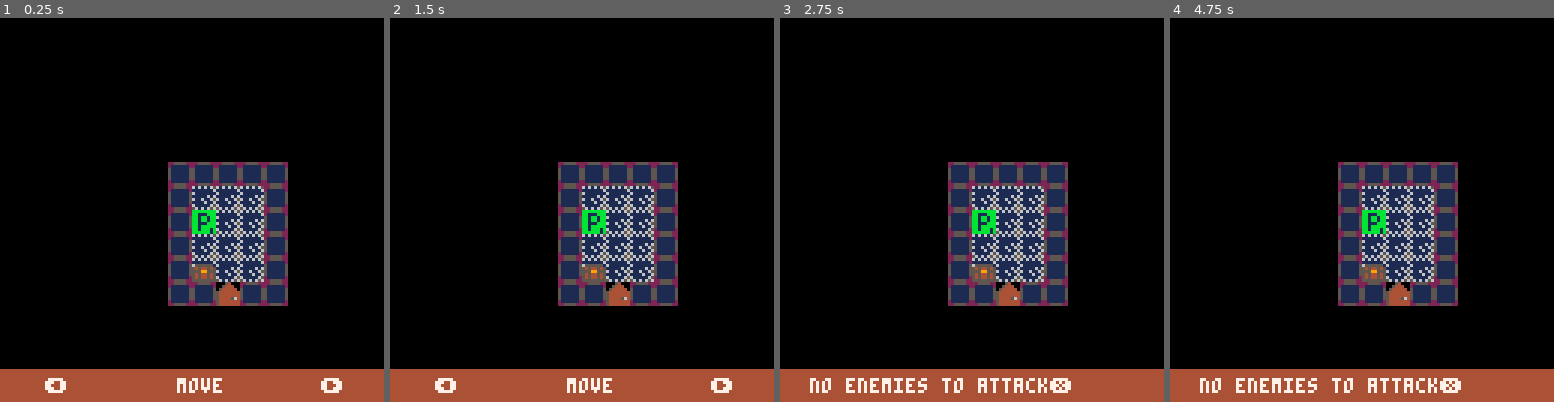
Above: before the commit, frames 1-4 (left to right).
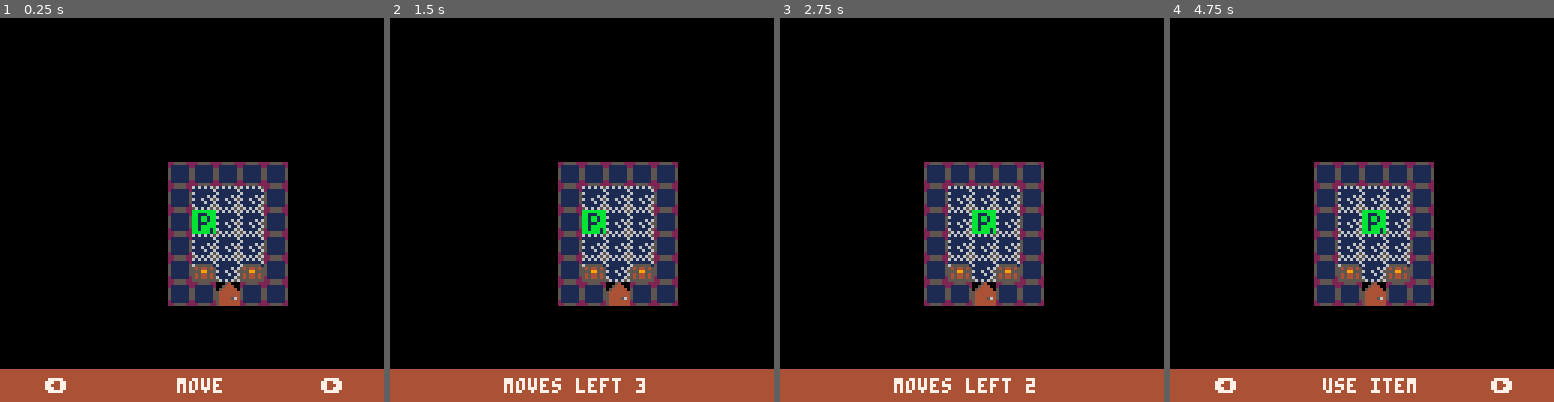
Above: after the commit, the same moments.

Repository: rad-corps/HQuest
Game: PICO-8 cartridge hq.p8
Same seed, same stepped clock (60 frames per second), same inputs: the game is played once before the commit and once after it.
Inputs:
- Up to frame 1 (0.25 s): no input
- Up to frame 2 (1.5 s): tap X (X key) at 0.33, 1.07 s; tap O (Z key) at 0.7 s
- Up to frame 3 (2.75 s): hold Right 1.6-2.1 s; tap O (Z key) at 1.7, 2.1, 2.5 s; tap X (X key) at 1.85 s; hold Up 2.15-2.42 s; hold Right from 2.47 s (still down)
- Up to frame 4 (4.75 s): tap O (Z key) every 0.4 s from 2.9 to 4.5 s; tap X (X key) at 2.97, 4.08 s; release Right at 3.03 s; hold Left 3.08-3.58 s; hold Down 3.63-3.97 s; hold Right 4.02-4.68 s; hold Up from 4.73 s (still down)

The runs differ from the first frame. In frame 1, 0.3% of the frame differs, in the area x 62-69%, y 64-69%; in frame 2, 1.3%; in frame 3, 8.7%; in frame 4, 9.1%, in the area x 7-90%, y 37-98%.

Commit message:
Lots of various changes since I have been offline. Chests are working.

Diff:
--- a/hq.p8
+++ b/hq.p8
@@ -2,73 +2,52 @@
 version 8
 __lua__
 
-chests={}
-actors={}
-actor_index=1
-player = {}
-enemy={ml=7,x=0,y=0}
-room={}
-rooms={}
-timer=0
-map_w=34
-map_h=25
-move_or_action_menu = {}
-cam_cache = {0,0}
-mission = {
-	starting_point = {2,20},
-	door_locations = {
-		{4,5},
-		{6,3},
-		{11,3},
-		{4,11},
-		{9,11},
-		{1,15},
-		{13,17},
-		{11,20},
-		{3,23},
-		{8,23},
-		{18,20},
-		{20,12}
-	},
-	enemies = { --x, y, type
-		{3,3,2},
-		{4,3,2},
-		{8,2,3},
-		{8,3,6},
-		{8,4,3},
-		{12,4,2},
-		{12,5,6},
-		{13,5,2},
-		{4,8,1},
-		{8,9,1},
-		{9,9,1},
-		{0,17,1},
-		{3,15,1},
-		{3,16,4},
-		{9,19,4},
-		{10,20,4},
-		{13,19,1},
-		{13,21,1},
-		{16,24,4},
-		{20,21,4},
-		{21,20,4},
-		{22,19,3},
-		{15,14,3},
-		{18,14,3},
-		{18,11,3},
-		{16,11,8}
-	},
-	rocks = {
-		{0,1},
-		{18,24},
-		{22,12},
-		{16,7},
-		{17,7}
-	},
-	chest_data = { --x,y,type,amount/strength
-		{2, 22, 1, 20}
-	}
-}
+function _init()
+	--state = "move_or_action"
+	wallid = 32
+	actor_index=1
+	map_w=34
+	map_h=25
+	textanimcolour = 5
+	mission_num = 1
+	cam_cache = {0,0}
+
+	move_or_action_menu = {}
+	move_or_action_menu[1] = "         move        "
+	move_or_action_menu[2] = "        attack       "
+	move_or_action_menu[3] = "  search for traps   "
+	move_or_action_menu[4] = " search for treasure "
+	move_or_action_menu[5] = "       use item      "
+	move_or_action_menu[6] = "     player stats    "
+	move_or_action_menu[7] = "     finish turn     "
+
+	rooms={}
+	init_rooms_array()
+
+	my_gui = gui:new()
+
+	--init players and enemies
+	actors={}
+	actors[1] = player:new()
+
+	enemy_type = {}
+
+	--name, hp, ap
+	add(enemy_type, {"goblin",10,2,1,1,1, 16})
+	add(enemy_type, {"skeleton",6,2,2,1,0, 17})
+	add(enemy_type, {"zombie",5,2,3,1,0,18})
+	add(enemy_type, {"orc",8,3,2,1,2,19})
+	add(enemy_type, {"fimir",6,3,3,2,3,20})
+	add(enemy_type, {"mummy",4,3,4,2,0,21})
+	add(enemy_type, {"chaos warrior",7,4,4,3,3,22})
+	add(enemy_type, {"gargoyle",6,4,5,3,4,23})
+
+	chests={}
+
+	timer=0
+
+	init_mission(mission_num)
+end
 
 gui = {}
 
@@ -104,6 +83,36 @@
 function gui:draw()
 	camera()
 	rectfill(0,117,128,128, 4)
+	local p = actors[1]
+
+	if p.state == "player_stats" then
+		rectfill(0,0,128,128, 4)
+		print("name: " .. p.name, 10, 10, 7)
+		print("att: " .. p.ap, 10, 20, 7)
+		print("def: " .. p.dp, 50, 20, 7)
+		print("body: " .. p.bp, 90, 20, 7)
+		print("mind: " .. p.mp, 10, 30, 7)
+		print("gold: " .. p.g, 50, 30, 7)
+		print("items:", 10, 40, 7)
+		local y_offset = 50
+		for it in all(p.items) do
+			print(item_num_to_string(it), 10, y_offset, 7)
+			y_offset += 10
+		end
+	elseif p.state == "select_item" then
+		rectfill(0,0,128,128, 4)
+		print("items:", 10, 40, 7)
+		local y_offset = 50
+
+		for num=1, #p.items do
+			if p.item_selection == num then
+				print("*" .. item_num_to_string(p.items[num]) .. "*", 10, y_offset, 7)
+			else
+				print(item_num_to_string(p.items[num]), 10, y_offset, 7)
+			end
+			y_offset += 10
+		end
+	end
 
 	self.animator += 1
 	if self.animator > 7 then self.animator = 5 end
@@ -114,11 +123,7 @@
 	elseif actor_index == 1 then --draw player gui
 
 		if actors[1].state == "move" then
-			if actors[1].ml == actors[1].dice then
-				print("       you rolled " .. actors[1].dice, 10, 120, 7)
-			else
-				print("       moves left " .. actors[1].ml, 10, 120, 7)
-			end
+			print("       moves left " .. actors[1].ml, 10, 120, 7)
 		elseif actors[1].state == "move_or_action" then
 				print("\x8b" .. move_or_action_menu[actors[1].menu_selection] .. "\x91", 15, 120, 7)
 		elseif actors[1].state == "attack_menu" then
@@ -133,9 +138,9 @@
 	restore_camera()
 end
 
+--chest class
 chest = {}
 
---chest class
 function chest:new(o)
 	o = o or {}   -- create object if user does not provide one
 	setmetatable(o, self)
@@ -158,7 +163,9 @@
 	end
 	spr(sprite, self.x * 8, self.y * 8)
 end
+
 --room class
+room={}
 
 function room:new(o)
 	o = o or {}   -- create object if user does not provide one
@@ -195,6 +202,8 @@
 		map(self.x, self.y, self.x*8, self.y*8, self.w, self.h)
 	end
 end
+
+player = {}
 
 --player methods
 function player:new (o)
@@ -205,6 +214,7 @@
 	self.x = 0
 	self.y = 0
 	self.menu_selection = 1
+	self.item_selection = 1
 	self.state = "move_or_action"
 	self.move_used = false
 	self.action_used = false
@@ -214,22 +224,57 @@
 	--self.ms = ed[2]
 	self.ap = 3
 	self.dp = 2
-	self.bp = 8
+	self.max_bp = 8
+	self.bp = self.max_bp
 	self.mp = 3
 	self.sprite = 0
 	self.human = true
 	self.alive = true
 	self.g = 0
+	self.items = {}
 	return o
 end
 
 function player:update()
+
+	--user should be able to bail from any state into main menu
+	if (btnp(4)) then
+		if self.state == "move_or_action" then
+			self.state = "move"
+		elseif self.state != "move_or_action" then
+			self.state = "move_or_action"
+		end
+	end
+
 	if self.state == "move" then
 		self:move()
 	elseif self.state == "move_or_action" then
 		self:do_move_or_action_menu()
 	elseif self.state == "attack_menu" then
 		self:do_attack_menu()
+	elseif self.state == "select_item" then
+		self:do_item_menu()
+	end
+end
+
+function player:do_item_menu()
+	if (btnp(2)) self.item_selection -= 1
+	if (btnp(3)) self.item_selection += 1
+	if (self.item_selection < 1) self.item_selection = #self.items
+	if (self.item_selection > #self.items) self.item_selection = 1
+	if (btnp(5)) then
+		--get item type
+		--todo bounds checking
+		local item = self.items[self.item_selection]
+		if item == 1 then -- potion
+			local old_bp = self.bp
+			self.bp += 4
+			if(self.bp > self.max_bp) self.bp = self.max_bp
+			gui:add_message("used potion of heal")
+			gui:add_message(self.bp - old_bp .. " body restored" )
+		end
+		self.state = "move_or_action"
+		del(self.items, self.items[self.item_selection])
 	end
 end
 
@@ -239,33 +284,79 @@
 end
 
 function player:draw()
-	--centre camera
-	if actor_index == 1 then
-		set_camera(self.x * 8 - 64, self.y * 8 - 64)
-	end
-
-	spr(0,self.x * 8, self.y * 8)
-
-	if actor_index == 1 then
-		restore_camera()
+	if self.state != "player_stats" and self.state != "select_item" then
+		--centre camera
+		if actor_index == 1 then
+			set_camera(self.x * 8 - 64, self.y * 8 - 64)
+		end
+
+		spr(0,self.x * 8, self.y * 8)
+
+		if actor_index == 1 then
+			restore_camera()
+		end
 	end
 end
 
 function player:move()
+
+	if self.dice_rolled == false then
+		self.ml = player:rollmovementdice()
+		self.dice = self.ml
+		gui:add_message("player rolled: " .. self.ml)
+		self.dice_rolled = true
+		do return end
+	end
+
 	local prevx = self.x
 	local prevy = self.y
-	if (btnp(0)) self.x -= 1
-	if (btnp(1)) self.x += 1
-	if (btnp(2)) self.y -= 1
-	if (btnp(3)) self.y += 1
-	if (btnp(4)) printh("button 4 pressed")
+	if self.ml > 0 then
+		if (btnp(0)) self.x -= 1
+		if (btnp(1)) self.x += 1
+		if (btnp(2)) self.y -= 1
+		if (btnp(3)) self.y += 1
+	end
 	if (btnp(5)) then
-		self.state = "move_or_action"
-		do return end
-	end
-
- 	--check collision with walls and rocks
-	if ( mget(self.x, self.y) == wallid or mget(self.x, self.y) == 50)	then
+		local ch_opened = false --check for enemies if no chest was opened
+		do
+			local ch = chest_at_surrounding_location(self.x, self.y)
+			if ( ch != nil and ch.opened == false) then
+				if ch.chest_type == 1 then --gold
+					--display what is in it through the gui
+					gui:add_message("you found " .. ch.amount .. " gold")
+
+					--add the contents to the player's inventory
+					self.g += ch.amount
+				elseif ch.chest_type == 2 then --item (ch.amount gives us the type)
+					--
+					gui:add_message("you found " .. item_num_to_string(ch.amount))
+
+					add(self.items, ch.amount)
+
+				end
+
+				--open the chest sprite
+				ch.opened = true
+				ch_opened = true
+			end
+		end
+
+		if ch_opened == false and self.action_used ==false then --check surrounding squares for enemies
+			self.adjacent_enemies = self:get_adjacent_enemies()
+			if #self.adjacent_enemies > 0 then
+				for en in all(self.adjacent_enemies) do
+						printh(en.name)
+				end
+				self.state = "attack_menu"
+				self.attack_selection = 1
+			end
+		end
+	end
+
+
+
+ 	--check collision with walls, rocks and chests
+	if ( mget(self.x, self.y) == wallid or mget(self.x, self.y) == 50 or chest_at_location(self.x, self.y) != nil)	then
 		self.x = prevx
 		self.y = prevy
 	end
@@ -300,8 +391,8 @@
 	--next actor if we run out of moves
 	if self.ml <= 0 then
 		--actor_index += 1
-		self.move_used = true
-		self.state = "move_or_action"
+		--self.move_used = true
+		--self.state = "move_or_action"
 
 	end
 end
@@ -315,16 +406,7 @@
 	if (btnp(5)) then
 
 		if self.menu_selection == 1 then --move
-			if self.move_used == true then
-				gui:add_message("already moved this turn")
-			elseif self.dice_rolled == false then
-				self.ml = player:rollmovementdice()
-				self.dice = self.ml
-				--gui:add_message("player rolled: " .. self.ml)
-			end
-			if self.ml > 0 then
-				self.state = "move"
-			end
+			self.state = "move"
 		elseif self.menu_selection == 2 then --attack
 			if self.action_used == false then
 				--check if enemy is adjacent todo this shouldnt be called every frame
@@ -346,8 +428,11 @@
 		elseif self.menu_selection == 4 then --search for treasure
 			gui:add_message("not implemented")
 		elseif self.menu_selection == 5 then --use item
-			gui:add_message("not implemented")
-		elseif self.menu_selection == 6 then --end turn
+			self.state = "select_item"
+		elseif self.menu_selection == 6 then --player stats
+			self.state = "player_stats"
+
+		elseif self.menu_selection == 7 then --end turn
 			actor_index += 1
 			self.move_used = false
 			self.action_used = false
@@ -409,6 +494,8 @@
 	return ret
 end
 
+enemy={}
+
 --enemy functions
 function enemy:new(o)
 	o = o or {}
@@ -429,6 +516,7 @@
 
 	self.name = ed[1]
 	self.ms = ed[2]
+	self.ml = self.ms
 	self.ap = ed[3]
 	self.dp = ed[4]
 	self.bp = ed[5]
@@ -535,37 +623,7 @@
 end
 
 --pico 8 functions
-function _init()
-	--state = "move_or_action"
-	wallid = 32
-	textanimcolour = 5
-
-	move_or_action_menu[1] = "         move        "
-	move_or_action_menu[2] = "        attack       "
-	move_or_action_menu[3] = "  search for traps   "
-	move_or_action_menu[4] = " search for treasure "
-	move_or_action_menu[5] = "       use item      "
-	move_or_action_menu[6] = "     finish turn     "
-
-	init_rooms_array()
-	my_gui = gui:new()
-
-	--init players and enemies
-	actors[1] = player:new()
-
-	enemy_type = {}
-
-	add(enemy_type, {"goblin",10,2,1,1,1, 16})
-	add(enemy_type, {"skeleton",6,2,2,1,0, 17})
-	add(enemy_type, {"zombie",5,2,3,1,0,18})
-	add(enemy_type, {"orc",8,3,2,1,2,19})
-	add(enemy_type, {"fimir",6,3,3,2,3,20})
-	add(enemy_type, {"mummy",4,3,4,2,0,21})
-	add(enemy_type, {"chaos warrior",7,4,4,3,3,22})
-	add(enemy_type, {"gargoyle",6,4,5,3,4,23})
-
-	init_mission()
-end
+
 
 function _update()
 
@@ -600,6 +658,33 @@
 end
 
 --helper functions
+function item_num_to_string(item_num)
+	ret = item_num .. " not implemented"
+	if item_num == 1 then
+		ret = "potion of healing"
+	end
+	return ret
+end
+
+function chest_at_surrounding_location(x,y)
+	local ret = nil
+	if ret == nil then ret = chest_at_location(x+1, y) end
+	if ret == nil then ret = chest_at_location(x-1, y) end
+	if ret == nil then ret = chest_at_location(x, y+1) end
+	if ret == nil then ret = chest_at_location(x, y-1) end
+	return ret
+end
+
+function chest_at_location(x,y)
+	local ret = nil
+	for ch in all(chests) do
+		if ch.x == x and ch.y == y then
+			ret = ch
+		end
+	end
+	return ret
+end
+
 function do_actor_attack(attacker, defender)
 	gui:add_message(attacker.name .. " attacks " .. defender.name)
 
@@ -621,6 +706,8 @@
 	--roll both sets
 	for i=1, attack_dice do
 		local attack_die = flr(rnd(6))
+
+		printh("attack_die: " .. attack_die)
 
 		if attack_die <= 2 then --attack die always has 3 sides
 			attack_hits += 1
@@ -656,7 +743,10 @@
 
 end
 
-function init_mission()
+function init_mission(num)
+
+	mission = get_mission(num)
+
 	for dl in all (mission.door_locations) do
 		mset(dl[1], dl[2],48)
 	end
@@ -684,7 +774,71 @@
 		l_chest:init(ch[1], ch[2], ch[3], ch[4])
 		add(chests, l_chest)
 	end
-
+end
+
+function get_mission(num)
+	local l_mission = {}
+	if num == 1 then
+		l_mission = {
+			starting_point = {2,20},
+			door_locations = {
+				{4,5},
+				{6,3},
+				{11,3},
+				{4,11},
+				{9,11},
+				{1,15},
+				{13,17},
+				{11,20},
+				{3,23},
+				{8,23},
+				{18,20},
+				{20,12}
+			},
+			enemies = { --x, y, type
+				{3,3,2},
+				{4,3,2},
+				{8,2,3},
+				{8,3,6},
+				{8,4,3},
+				{12,4,2},
+				{12,5,6},
+				{13,5,2},
+				{4,8,1},
+				{8,9,1},
+				{9,9,1},
+				{0,17,1},
+				{3,15,1},
+				{3,16,4},
+				{9,19,4},
+				{10,20,4},
+				{13,19,1},
+				{13,21,1},
+				{16,24,4},
+				{20,21,4},
+				{21,20,4},
+				{22,19,3},
+				{15,14,3},
+				{18,14,3},
+				{18,11,3},
+				{16,11,8}
+			},
+			rocks = {
+				{0,1},
+				{18,24},
+				{22,12},
+				{16,7},
+				{17,7}
+			},
+			chest_data = { --x,y,type,amount/strength
+				{2, 22, 2, 1},
+				{4, 22, 2, 1},
+				{22, 22, 2, 1},
+				{21, 22, 2, 1}
+			}
+		}
+	end
+	return l_mission
 end
 
 function reveal_rooms(x,y)
@@ -765,9 +919,9 @@
 	rooms[21]:init(24,19,3,4)
 	rooms[22]:init(28,19,4,4)
 	rooms[23]:init(0,0,33,2,true)
-	rooms[24]:init(32,0,2,24,true)
+	rooms[24]:init(32,0,2,25,true)
 	rooms[25]:init(0,23,33,2,true)
-	rooms[26]:init(0,0,2,24,true)
+	rooms[26]:init(0,0,2,25,true)
 	rooms[27]:init(15,0,4,9,true)
 	rooms[28]:init(21,11,13,3,true)
 	rooms[29]:init(15,16,4,9,true)
@@ -1004,21 +1158,21 @@
 54444444544400005616116654544545545445450000000000000000000000000000000000000000000000000000000000000000000000000000000000000000
 54444444544400005665565555555555555555550000000000000000000000000000000000000000000000000000000000000000000000000000000000000000
 00000000000000000000000000000000000000000000000000000000000000000000000000000000000000000000000000000000000000000000000000000000
-00000000000000000000000000000000000000000000000000000000000000000000000000000000000000000000000000000000000000000000000000000000
-00000000000000000000000000000000000000000000000000000000000000000000000000000000000000000000000000000000000000000000000000000000
-00000000000000000000000000000000000000000000000000000000000000000000000000000000000000000000000000000000000000000000000000000000
-00000000000000000000000000000000000000000000000000000000000000000000000000000000000000000000000000000000000000000000000000000000
-00000000000000000000000000000000000000000000000000000000000000000000000000000000000000000000000000000000000000000000000000000000
-00000000000000000000000000000000000000000000000000000000000000000000000000000000000000000000000000000000000000000000000000000000
-00000000000000000000000000000000000000000000000000000000000000000000000000000000000000000000000000000000000000000000000000000000
-00000000000000000000000000000000000000000000000000000000000000000000000000000000000000000000000000000000000000000000000000000000
-00000000000000000000000000000000000000000000000000000000000000000000000000000000000000000000000000000000000000000000000000000000
-00000000000000000000000000000000000000000000000000000000000000000000000000000000000000000000000000000000000000000000000000000000
-00000000000000000000000000000000000000000000000000000000000000000000000000000000000000000000000000000000000000000000000000000000
-00000000000000000000000000000000000000000000000000000000000000000000000000000000000000000000000000000000000000000000000000000000
-00000000000000000000000000000000000000000000000000000000000000000000000000000000000000000000000000000000000000000000000000000000
-00000000000000000000000000000000000000000000000000000000000000000000000000000000000000000000000000000000000000000000000000000000
-00000000000000000000000000000000000000000000000000000000000000000000000000000000000000000000000000000000000000000000000000000000
+00000000066666660000000000000000000000000000000000000000000000000000000000000000000000000000000000000000000000000000000000000000
+00000000066666660000000000000000000000000000000000000000000000000000000000000000000000000000000000000000000000000000000000000000
+00000666006666660000000000000000000000000000000000000000000000000000000000000000000000000000000000000000000000000000000000000000
+00000666006633330000000000000000000000000000000000000000000000000000000000000000000000000000000000000000000000000000000000000000
+00000066300333660000000000000000000000000000000000000000000000000000000000000000000000000000000000000000000000000000000000000000
+00060063300666660000000000000000000000000000000000000000000000000000000000000000000000000000000000000000000000000000000000000000
+00666006600066660000000000000000000000000000000000000000000000000000000000000000000000000000000000000000000000000000000000000000
+00663300660066330000000000000000000000000000000000000000000000000000000000000000000000000000000000000000000000000000000000000000
+00063600633003360000000000000000000000000000000000000000000000000000000000000000000000000000000000000000000000000000000000000000
+00006660036600660000000000000000000000000000000000000000000000000000000000000000000000000000000000000000000000000000000000000000
+06600633006660660000000000000000000000000000000000000000000000000000000000000000000000000000000000000000000000000000000000000000
+06660036606630060000000000000000000000000000000000000000000000000000000000000000000000000000000000000000000000000000000000000000
+00666006660336000000000000000000000000000000000000000000000000000000000000000000000000000000000000000000000000000000000000000000
+60066606336066000000000000000000000000000000000000000000000000000000000000000000000000000000000000000000000000000000000000000000
+66006660366006600000000000000000000000000000000000000000000000000000000000000000000000000000000000000000000000000000000000000000
 00000000000000000000000000000000000000000000000000000000000000000000000000000000000000000000000000000000000000000000000000000000
 00000000000000000000000000000000000000000000000000000000000000000000000000000000000000000000000000000000000000000000000000000000
 00000000000000000000000000000000000000000000000000000000000000000000000000000000000000000000000000000000000000000000000000000000
Not shown, added: reference.txt
